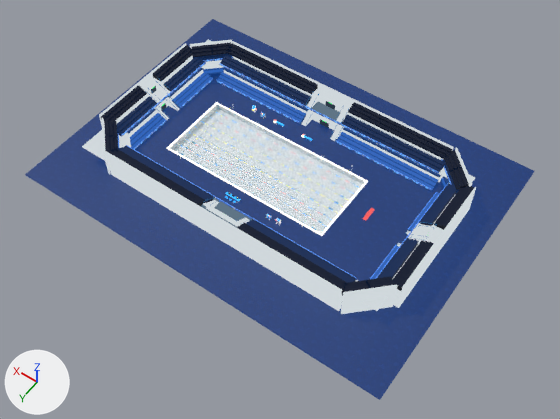
Renders of the Blender file sceneresource/SwimmingVenue_Rebuild_FlatColor_editable.blend from each side of a commit.
Camera for both pictures: a 50 mm camera at (-58.7, 110.5, 157.8) aimed at (14.7, 7.8, -3.6). Every picture has the same lights, and +X, +Y and +Z are marked at lower left. The older version comes first.
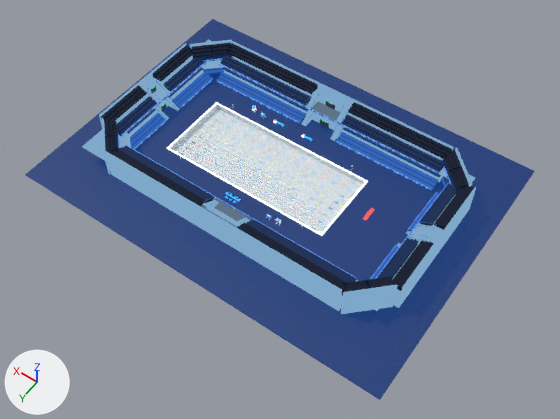
The change in detail:
In material 'Venue_Wall_SilverGray' (mat_venue_wall_silvergray), emission_color goes from (0.617, 0.672, 0.701) (light grey #ced6da) to (0.2, 0.38, 0.58) (blue #7ca6c8).

Where the change shows, as pixel boxes (x1, y1, x2, y2) in the pictures (560 x 419 px):
'StandBackWall_N', recoloured
    both: (106, 151, 342, 311)
'StandBackWall_W', recoloured
    both: (398, 187, 476, 308)
'CornerBackWall_NW', recoloured (light grey to blue)
    both: (341, 285, 397, 314)
'StandBackWall_S', recoloured
    both: (232, 41, 454, 151)
'UpperPlatformBatch', recoloured
    both: (129, 70, 443, 182)
'AccessCore_S_Architecture', recoloured (light grey to blue)
    both: (302, 92, 348, 141)
'T3RingFloor_O', recoloured
    both: (117, 61, 475, 311)
'CornerSoffit_NE', recoloured (light grey to blue)
    both: (82, 130, 131, 166)
'StandSupport_S', recoloured
    both: (233, 56, 443, 160)
'StandBackWall_E', recoloured
    both: (99, 43, 186, 125)
'StandSoffit_S', recoloured
    both: (235, 59, 440, 174)
'StandSoffit_N', recoloured
    both: (200, 198, 252, 228)
'AccessCore_E_Architecture', recoloured (light grey to blue)
    both: (145, 80, 179, 120)
'AccessCore_N_Architecture', recoloured (light grey to blue)
    both: (203, 200, 250, 227)
'StandSupport_E', recoloured
    both: (115, 56, 192, 122)
'AccessCore_W_Architecture', recoloured (light grey to blue)
    both: (397, 224, 437, 247)
'StandSupport_W', recoloured
    both: (393, 228, 443, 307)
'CornerSoffit_SE', recoloured
    both: (188, 39, 234, 69)
'CornerBackWall_NE', recoloured
    both: (102, 118, 110, 175)
'CornerBackWall_SW', recoloured
    both: (455, 148, 472, 187)
'CornerBackWall_SE', recoloured
    both: (190, 40, 232, 49)
